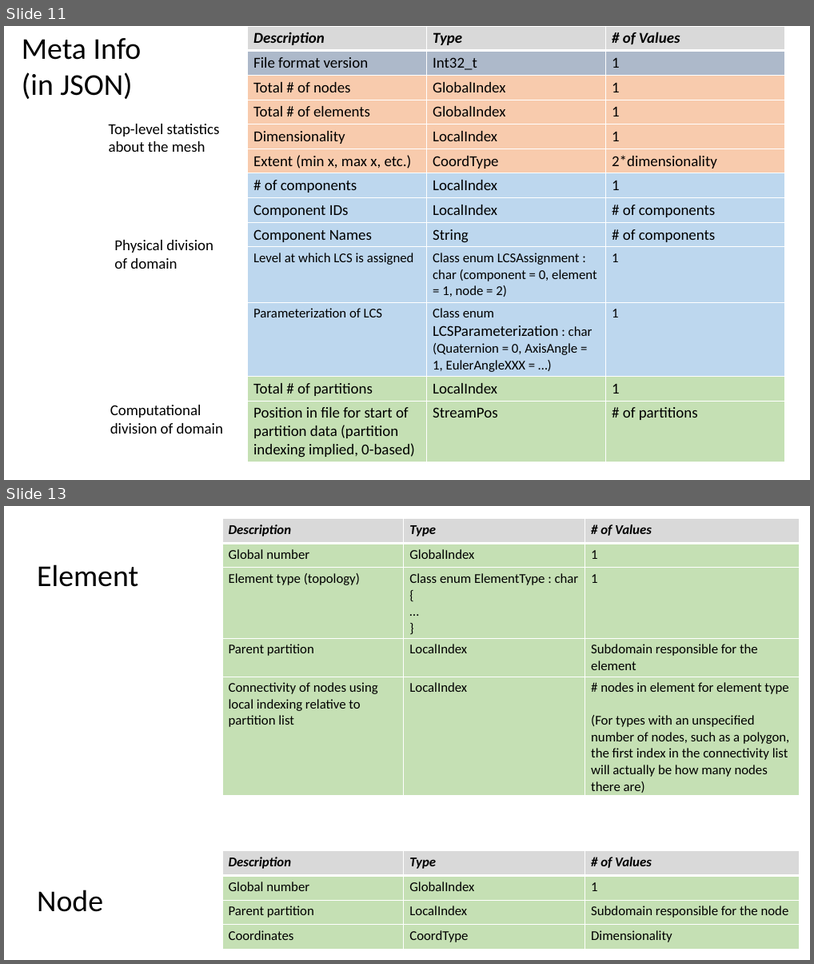
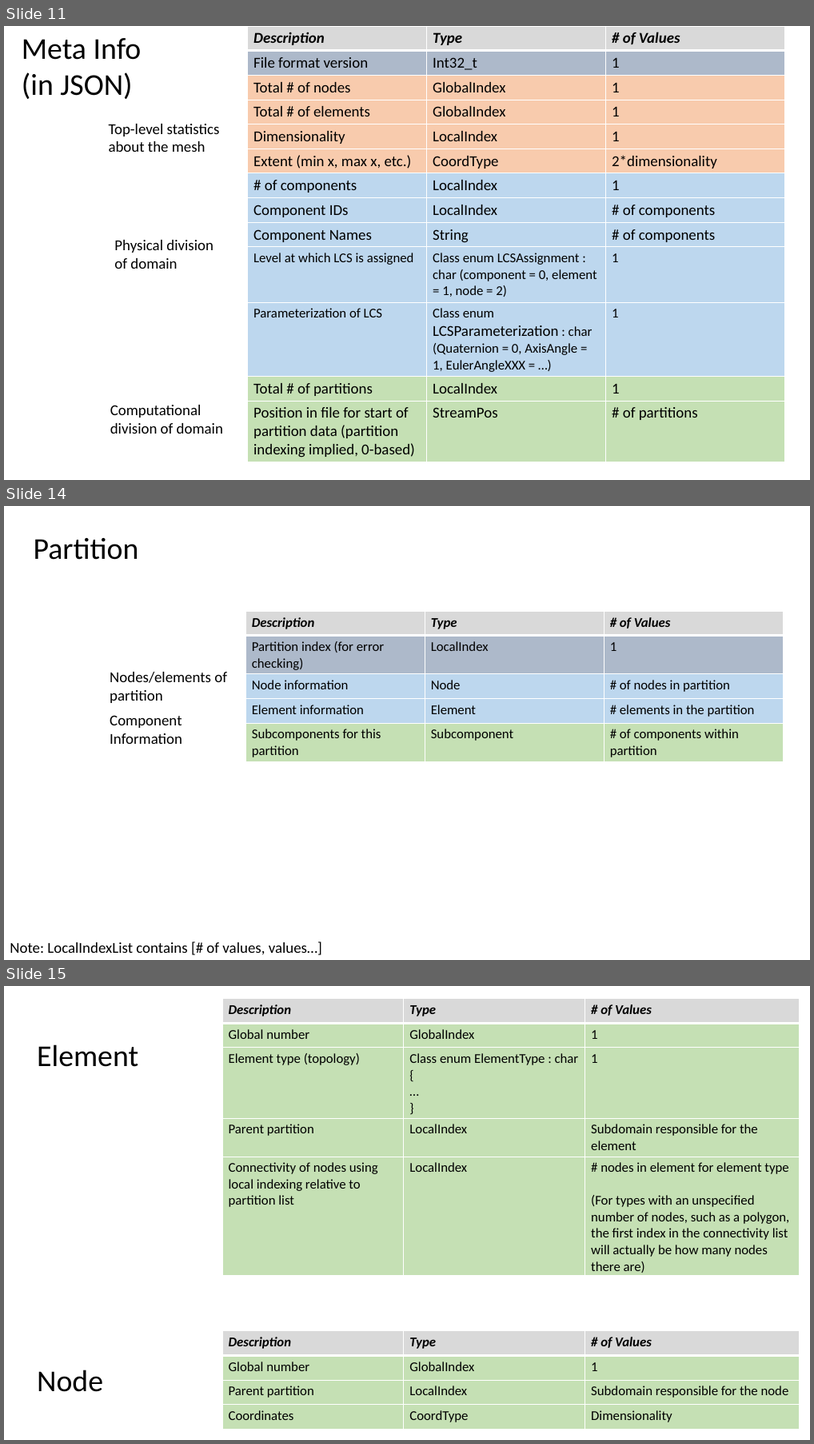
Before and after one commit to afrl/sheff-fea-io, a slide deck: docs/FormatSpecification.pptx. Shown one above the other, each under a label of ours: slides 11 and 13 before the commit, slides 11, 14 and 15 after it; the slides between them are not shown. The pictures are 814x964 and 814x1444 pixels, drawn with LibreOffice and Linux fonts; fonts in the diff are those of the drawing. Boxes give left, top, right and bottom in pixels: in the first picture for what was removed or moved away, otherwise in the second. Text is boxed around its words. In the diff, an @@ line names an element or a change of style, - is before the commit and + after.

```diff
--- a/docs/FormatSpecification.pptx
+++ b/docs/FormatSpecification.pptx
@@ slide 14 added at [4, 506, 810, 960], background #FFFFFF @@
@@ text added at [34, 538, 139, 560], 36 pt, text #000000 @@
+Partition
@@ table added at [246, 612, 783, 761], 5 rows, 3 columns @@
+Description | Type | # of Values
+Partition index (for error checking) | LocalIndex | 1
+Node information | Node | # of nodes in partition
+Element information | Element | # elements in the partition
+Subcomponents for this partition | Subcomponent | # of components within partition
@@ text added at [110, 672, 227, 703], 18 pt, text #000000 @@
+Nodes/elements of partition
@@ text added at [110, 715, 182, 744], 18 pt, text #000000 @@
+Component Information
@@ text added at [10, 941, 322, 955], 18 pt, text #000000 @@
+Note: LocalIndexList contains [# of values, values…]
@@ what was slide 13 is now slide 15 @@
```
Also in this commit, not shown: 2 slides changed, 1 other slide added, 9 other files.
